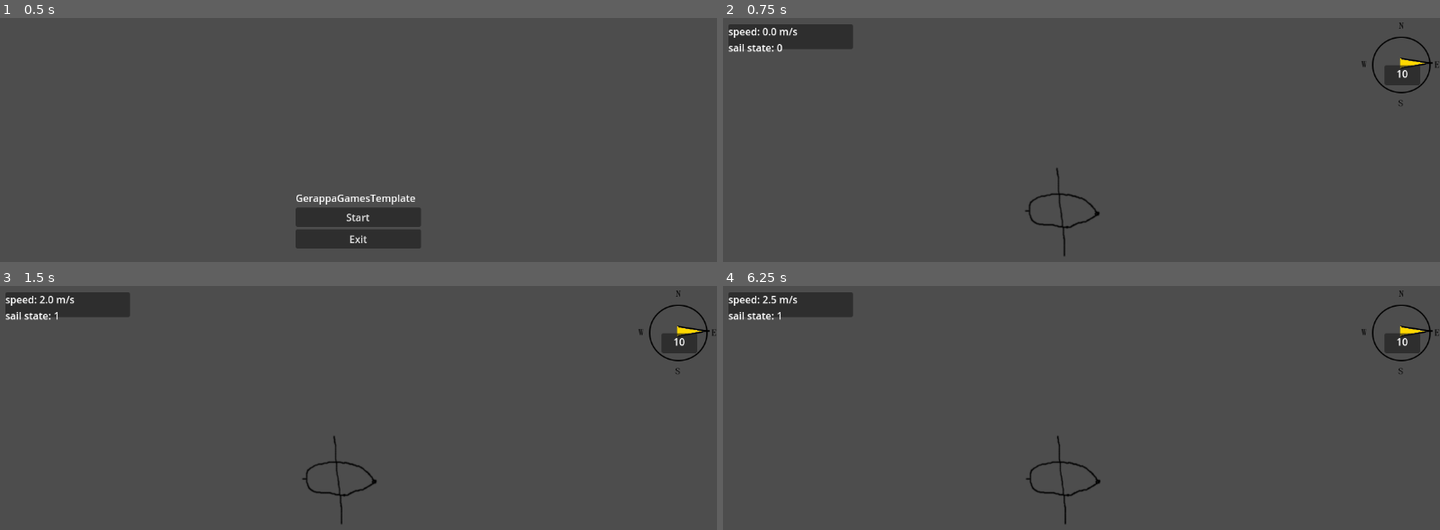
Above: before the commit, frames 1-4 (two rows, left to right).
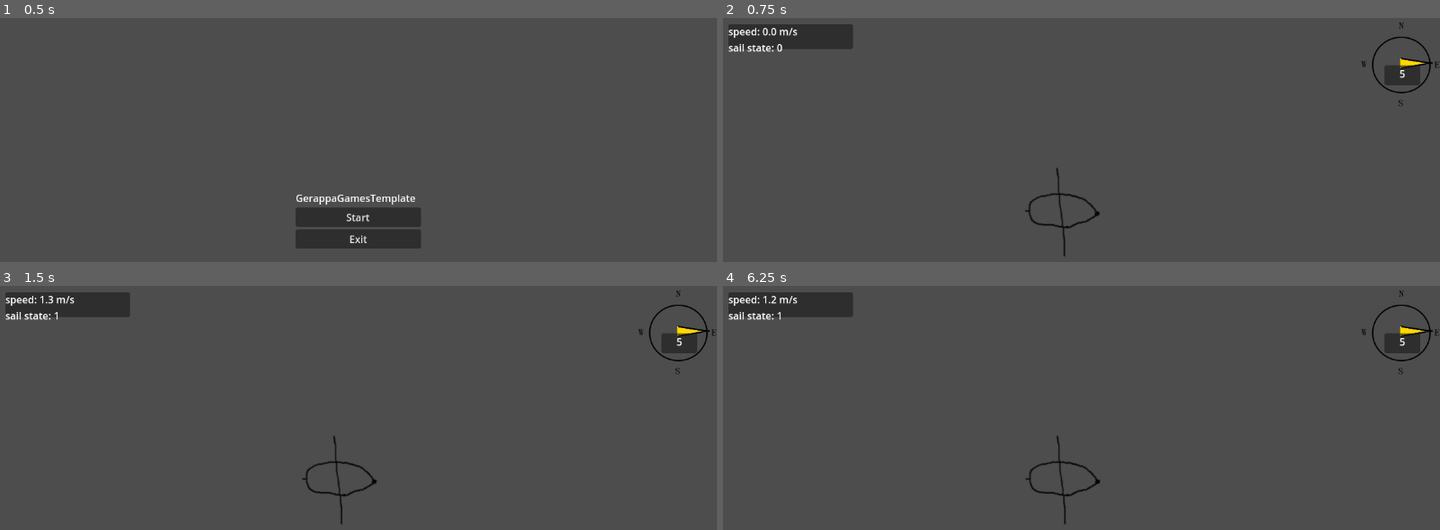
Above: after the commit, the same moments.

Repository: danigeri/AnchorAndAlmanac
Game: Godot game, scene res://Intro/intro.tscn
The game is run twice, just before and just after one commit, with the same random seed, the same clock (stepped at 60 frames per second) and the same inputs. Video files are missing from this copy of the repository; at most half a second of black plays in their place.
Inputs:
- Up to frame 1 (0.5 s): no input
- Up to frame 2 (0.75 s): click "Start" at 0.5 s
- Up to frame 3 (1.5 s): tap Enter (ui_accept) at 1.25 s; hold Up (ui_up) from 1.28 s (still down)
- Up to frame 4 (6.25 s): tap Enter (ui_accept) at 1.52, 2, 2.27, 2.75, 3.5, 3.77, 4.25, 4.52, 5, 5.27 s; release Up (ui_up) at 2.78 s; hold Left (ui_left) 2.78-4.28 s; hold Down (ui_down) 4.28-5.03 s; hold Right (ui_right) 5.03-5.78 s; hold Up (ui_up) from 5.78 s (still down)

Frame 1 is identical in both runs. In frame 2, less than 0.1% of the frame differs, in the area x 93-96%, y 21-25%; in frame 3, less than 0.1%; in frame 4, less than 0.1%, in the area x 5-96%, y 4-98%.

Commit message:
Minor fixes.

Diff:
--- a/Ship/ship.gd
+++ b/Ship/ship.gd
@@ -110,15 +110,11 @@
 
 
 func _wind_angle_to_power() -> float:
-	var angle = direction.dot(wind_direction)
+	var angle: float = direction.dot(wind_direction)
+	var wind_power: float = (2 * angle + 1) / 3 if angle > -0.5 else 0.01
+	var dummy_wind_strenght: float = (wind_strength/10.0)
 
-	# The default wind angle to wind power function is
-	# if angle > -0.5 : y = (2x + 1)/3
-	# if angle <= -0.5: y = 0.01
-
-	var wind_power: float = (2 * angle + 1) / 3 if angle > -0.5 else 0.01
-	# add wind strength here
-	return wind_power
+	return wind_power * dummy_wind_strenght
 
 
 func _animate_speed(speed: float) -> void:
--- a/Wind/wind.gd
+++ b/Wind/wind.gd
@@ -15,7 +15,7 @@
 
 func _on_wind_change():
 	direction = Vector2(randf_range(-1, 1), randf_range(-1, 1))
-	strength = randi_range(0, 10)
+	strength = randi_range(1, 10)
 
 	# @todo: This should change incrementally
 	update_wind.emit(direction, strength)
--- a/WindMeter/wind_meter.gd
+++ b/WindMeter/wind_meter.gd
@@ -6,6 +6,5 @@
 
 func _on_wind_update_wind(dir: Variant, strength: Variant) -> void:
 	if pointer:
-		printerr(dir)
 		pointer.rotation = dir.angle()
 		strength_label.text = "%s" % strength
--- a/WindMeter/wind_meter.tscn
+++ b/WindMeter/wind_meter.tscn
@@ -38,5 +38,5 @@
 offset_top = 2.0
 offset_right = 56.0
 offset_bottom = 30.0
-text = "10"
+text = "5"
 horizontal_alignment = 1
